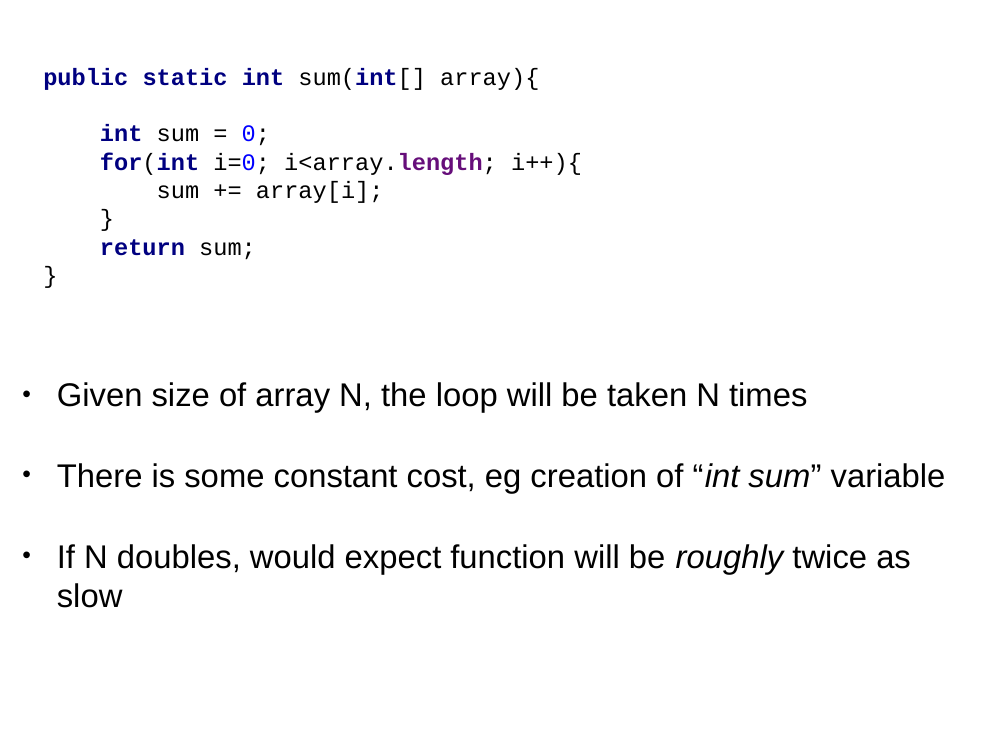
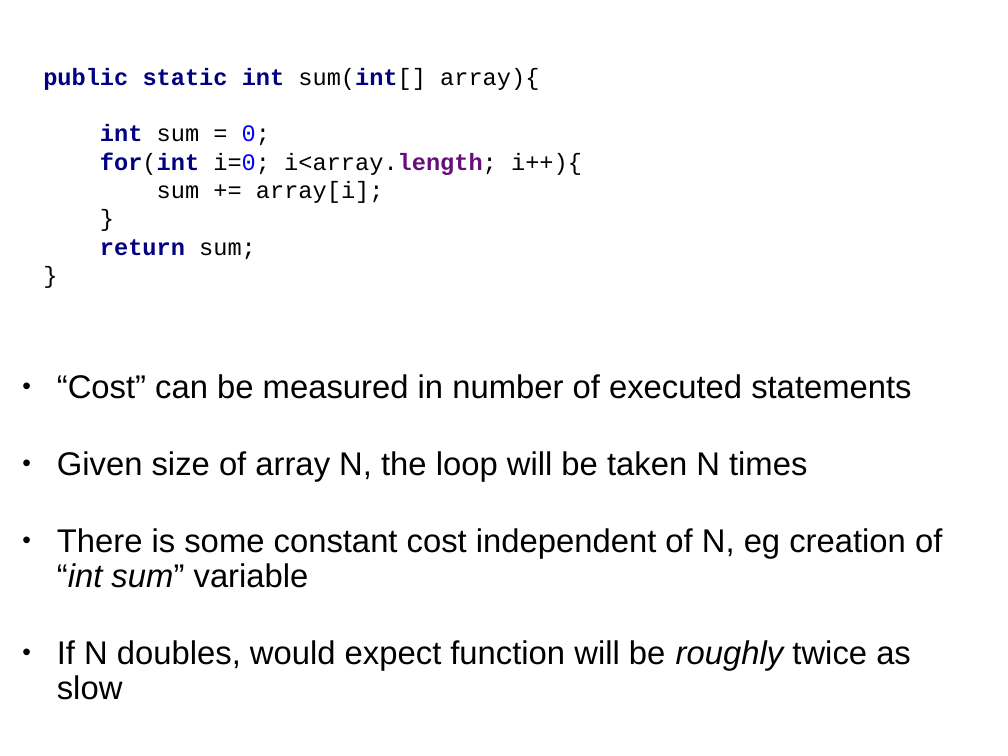
Before and after one commit to arcuri82/algorithms, a slide deck: slide 3 of docs/slides/03/03_analysis_sort.pptx. Drawn at 1008x756 pixels with LibreOffice and Linux fonts; fonts in the diff are those of the drawing. Boxes give left, top, right and bottom in pixels: in the first picture for what was removed or moved away, otherwise in the second. Text is boxed around its words. In the diff, an @@ line names an element or a change of style, - is before the commit and + after.

Commit message:
added 2 new slides: nr 4 and 30

```diff
--- a/docs/slides/03/03_analysis_sort.pptx
+++ b/docs/slides/03/03_analysis_sort.pptx
@@ text at <box>57,374,911,399</box>: paragraph added @@
+• “Cost” can be measured in number of executed statements
@@ text at <box>57,451,911,700</box>: line spacing 1 to 0.9 @@
@@ text at <box>57,528,942,588</box>: text changed @@
-• There is some constant cost, eg creation of “int sum” variable
+• There is some constant cost independent of N, eg creation of “int sum” variable
```
Also in this commit, not shown: 2 slides added, 1 other file.
